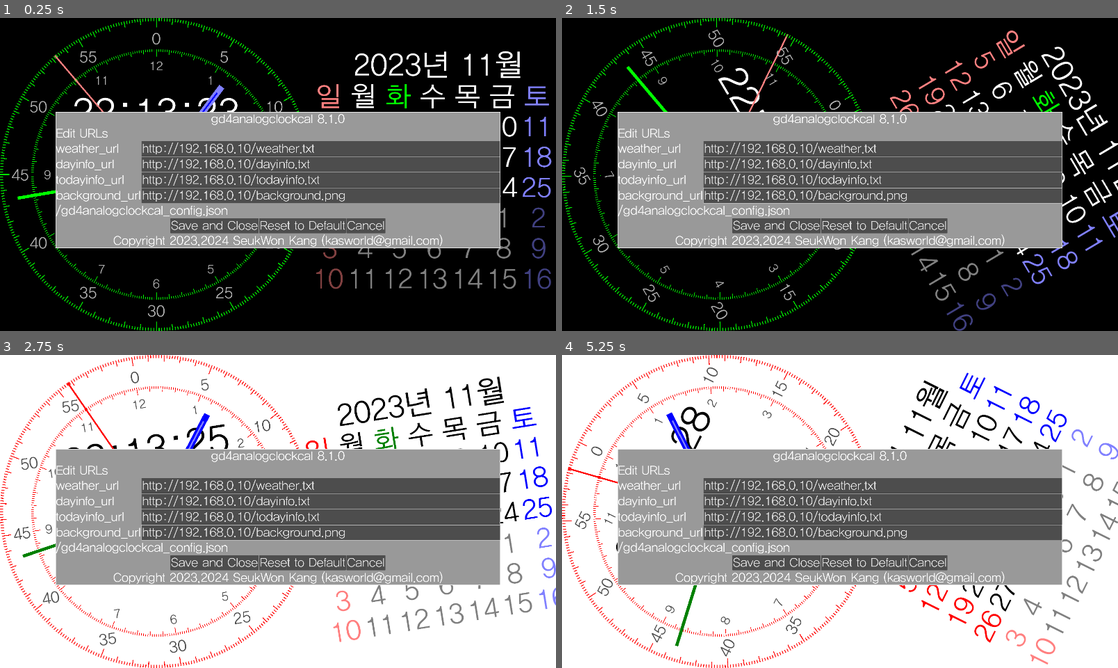
Above: before the commit, frames 1-4 (two rows, left to right).
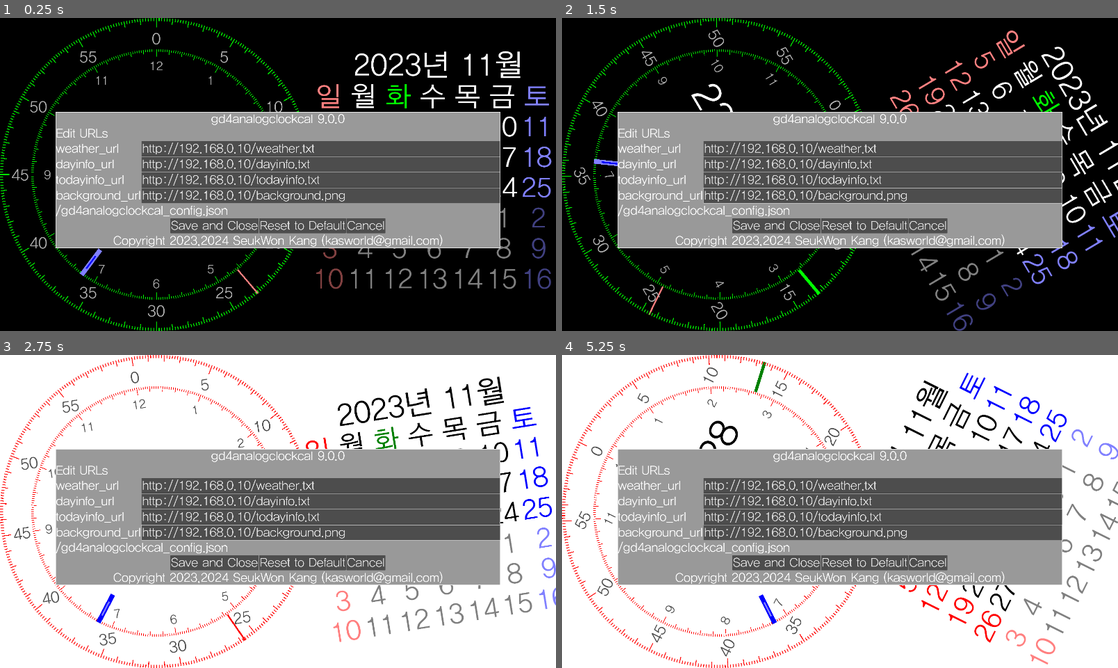
Above: after the commit, the same moments.

Repository: kasworld/gd4analogclockcal
Game: Godot game, scene res://main.tscn
Two runs of this game, one before a commit and one after it. Both use one fixed random seed, a clock stepped at 60 frames per second and the inputs below.
Inputs (mouse positions are in pixels of both pictures, inside the frame that each line leads up to):
- Up to frame 1 (0.25 s): no input
- Up to frame 2 (1.5 s): tap Enter at 0.5, 0.6, 1.35 s; move the mouse to (962, 158) at 0.52 s; click (962, 158) at 0.67 s; move the mouse to (728, 190) at 1.27 s; click (728, 190) at 1.42 s
- Up to frame 3 (2.75 s): move the mouse to (333, 442) at 2.02 s; tap Enter at 2.1 s; click (333, 442) at 2.17 s
- Up to frame 4 (5.25 s): move the mouse to (812, 574) at 2.77 s; tap Enter every 0.75 s from 2.85 to 5.1 s; click (812, 574) at 2.92 s; move the mouse to (1006, 558) at 3.52 s; click (1006, 558) at 3.67 s; move the mouse to (673, 464) at 4.27 s; click (673, 464) at 4.42 s; move the mouse to (867, 511) at 5.02 s; click (867, 511) at 5.17 s

The runs differ from the first frame. In frame 1, 0.7% of the frame differs, in the area x 3-61%, y 11-89%; in frame 2, 0.8%; in frame 3, 0.8%; in frame 4, 1.0%, in the area x 1-61%, y 2-94%.
Error in both runs: Attempt to call function 'store_line' in base 'null instance' on a null instance. (res://global/config.gd:13)

Commit message:
update clock hands

Diff:
--- a/analog_clock/analog_clock.gd
+++ b/analog_clock/analog_clock.gd
@@ -6,14 +6,21 @@
 func init(config :Dictionary, r :float, tz_s :float) -> void:
 	$AnalogDialHour.init(r*0.8)
 	$AnalogDialMinute.init(r, AnalogDial.DrawNumMode.Minute)
-	$AnalogHands.init(r,tz_s)
+	var hands_param = {
+		# from, to , width : ratio of clock_R
+		hour1 = [0.6,0.8,0.03],
+		hour2 = [0.65,0.75,0.01],
+		minute = [0.8,1.0,0.02],
+		second = [0.8,1.0,0.01],
+	}
+	$AnalogHands.init(r,tz_s, hands_param, false)
 
 	var co = Global2d.colors.timelabel
-	$LabelTime.position = Vector2(-r/3.0,-r/2)
+	$LabelTime.position = Vector2(-r/3.0,-r*0.3)
 	$LabelTime.label_settings = Global2d.make_label_setting(r/4, co)
 
 	co = Global2d.colors.infolabel
-	$LabelInfo.position = Vector2(-r/2.0,r/4)
+	$LabelInfo.position = Vector2(-r/2.0,r*0.1)
 	$LabelInfo.label_settings = Global2d.make_label_setting(r/8, co)
 
 	info_text = InfoText.new()
--- a/analog_hands/analog_hands.gd
+++ b/analog_hands/analog_hands.gd
@@ -12,8 +12,10 @@
 	minute = [-0.3,0.9,0.02],
 	second = [-0.4,1.0,0.01],
 }
-func init(r:float, tz_s :float, hp :Dictionary = hands_param)->void:
+var show_center :bool
+func init(r:float, tz_s :float, hp :Dictionary = hands_param, shct :bool = true)->void:
 	hands_param = hp
+	show_center = shct
 	clock_R = r
 	tz_shift = tz_s
 	queue_redraw()
@@ -42,12 +44,14 @@
 		var w = hands_param[k][2]
 		var from = hands_param[k][0]
 		var to = hands_param[k][1]
-		var p1 = make_pos_by_rad_r(hands_rot[k], from*clock_R)
-		var p2 = make_pos_by_rad_r(hands_rot[k], to*clock_R)
+		var rad = hands_rot[k] +PI
+		var p1 = make_pos_by_rad_r(rad, from*clock_R)
+		var p2 = make_pos_by_rad_r(rad, to*clock_R)
 		draw_line(p1,p2,Global2d.colors[k] ,w*clock_R  )
 
-	draw_circle(Vector2(0,0), clock_R/25, Global2d.colors.center_circle1)
-	draw_circle(Vector2(0,0), clock_R/30, Global2d.colors.center_circle2)
+	if show_center:
+		draw_circle(Vector2(0,0), clock_R/25, Global2d.colors.center_circle1)
+		draw_circle(Vector2(0,0), clock_R/30, Global2d.colors.center_circle2)
 
 func make_pos_by_rad_r(rad:float, r :float)->Vector2:
 	return Vector2(sin(rad)*r, cos(rad)*r)
--- a/main.gd
+++ b/main.gd
@@ -12,7 +12,7 @@
 	"background_url",
 	]
 var config = {
-	"version" : "gd4analogclockcal 8.1.0",
+	"version" : "gd4analogclockcal 9.0.0",
 	"weather_url" : "http://192.168.0.10/weather.txt",
 	"dayinfo_url" : "http://192.168.0.10/dayinfo.txt",
 	"todayinfo_url" : "http://192.168.0.10/todayinfo.txt",
